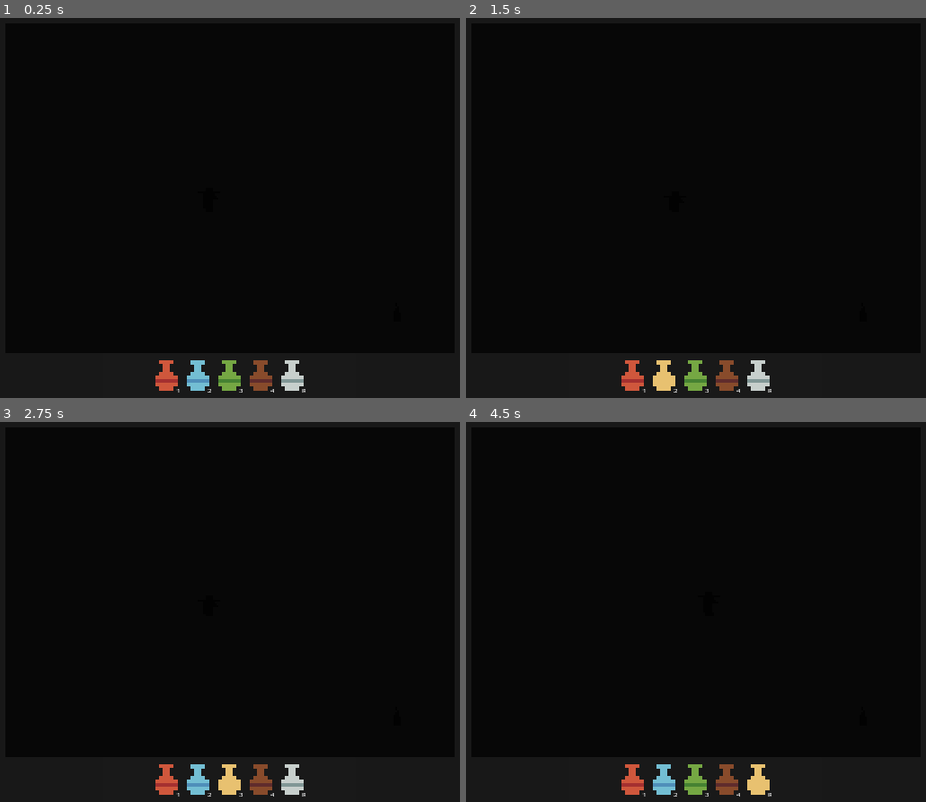
Above: before the commit, frames 1-4 (two rows, left to right).
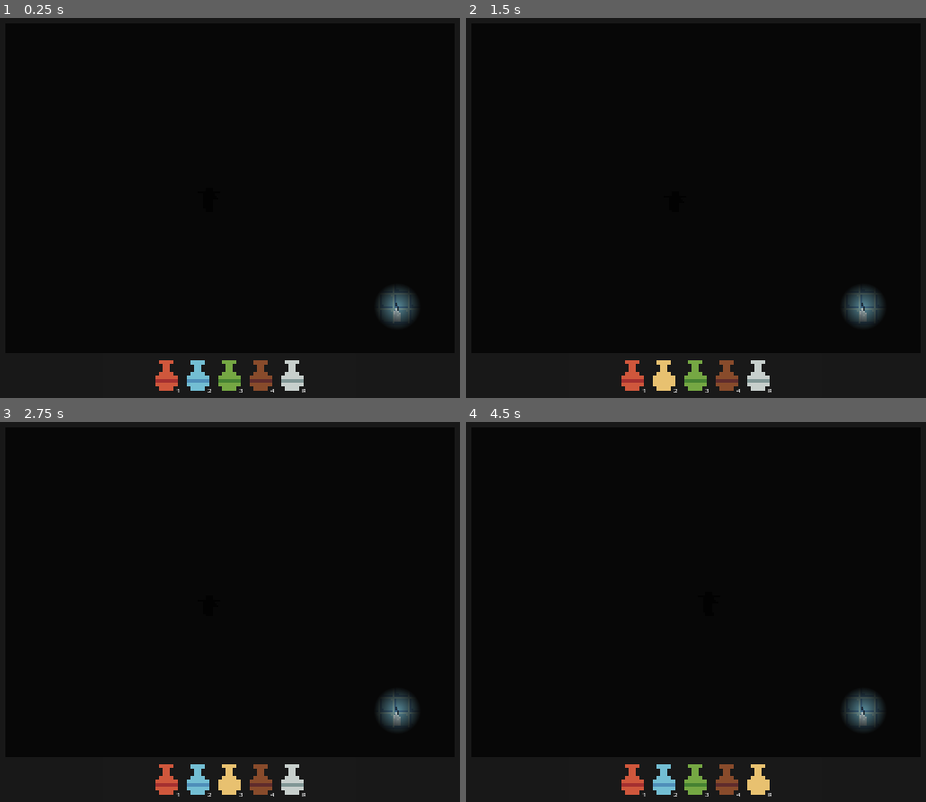
Above: after the commit, the same moments.

Repository: brokenskygames/pirate_jam_15
Game: Godot game, scene res://rooms/test_room_1.tscn
Same seed, same stepped clock (60 frames per second), same inputs: the game is played once before the commit and once after it.
Inputs:
- Up to frame 1 (0.25 s): no input
- Up to frame 2 (1.5 s): click "1" at 0.5 s; click "2" at 1.25 s
- Up to frame 3 (2.75 s): click "3" at 2 s
- Up to frame 4 (4.5 s): click "4" at 2.75 s; click "R" at 3.5 s; tap Enter at 4.25 s; hold Right (ui_right) from 4.28 s (still down); hold Space (use_vial) from 4.28 s (still down)

The runs differ from the first frame. In frame 1, 0.7% of the frame differs, in the area x 82-91%, y 70-82%; in frame 2, 0.7%; in frame 3, 0.7%; in frame 4, 0.7%.

Commit message:
Added point light

Diff:
--- /dev/null
+++ b/assets/texture/light_mask.tres
@@ -0,0 +1,13 @@
+[gd_resource type="GradientTexture2D" load_steps=2 format=3 uid="uid://bfts1jlm0f8r1"]
+
+[sub_resource type="Gradient" id="Gradient_efs2m"]
+offsets = PackedFloat32Array(0, 0.603896)
+colors = PackedColorArray(1, 1, 1, 1, 0, 0, 0, 1)
+
+[resource]
+gradient = SubResource("Gradient_efs2m")
+width = 180
+height = 180
+fill = 1
+fill_from = Vector2(0.5, 0.5)
+fill_to = Vector2(0.2, 0)
--- /dev/null
+++ b/effects/default_light.tscn
@@ -0,0 +1,6 @@
+[gd_scene load_steps=2 format=3 uid="uid://djhqw0cw1nt2r"]
+
+[ext_resource type="Texture2D" uid="uid://bfts1jlm0f8r1" path="res://assets/texture/light_mask.tres" id="1_krp1p"]
+
+[node name="DefaultLight" type="PointLight2D"]
+texture = ExtResource("1_krp1p")
--- a/entities/interactables/candle.tscn
+++ b/entities/interactables/candle.tscn
@@ -1,7 +1,8 @@
-[gd_scene load_steps=10 format=3 uid="uid://onuslx6wppjc"]
+[gd_scene load_steps=11 format=3 uid="uid://onuslx6wppjc"]
 
 [ext_resource type="Texture2D" uid="uid://ci8a483aew8go" path="res://assets/art/interactables/candle.png" id="1_06a7o"]
 [ext_resource type="Script" path="res://entities/interactables/candle.gd" id="1_10i0u"]
+[ext_resource type="PackedScene" uid="uid://djhqw0cw1nt2r" path="res://effects/default_light.tscn" id="3_xpobl"]
 
 [sub_resource type="Animation" id="Animation_4e6tm"]
 length = 0.001
@@ -104,4 +105,6 @@
 position = Vector2(1, 0)
 shape = SubResource("CircleShape2D_v1scx")
 
+[node name="DefaultLight" parent="." instance=ExtResource("3_xpobl")]
+
 [connection signal="body_entered" from="TriggerArea" to="." method="_on_trigger_area_body_entered"]
--- a/rooms/test_room_1.tscn
+++ b/rooms/test_room_1.tscn
@@ -82,9 +82,8 @@
 [node name="Player" parent="." instance=ExtResource("2_sbmfg")]
 position = Vector2(904, 544)
 
-[node name="Candle" parent="." node_paths=PackedStringArray("darkness_mask") instance=ExtResource("4_2mi4w")]
+[node name="Candle" parent="." instance=ExtResource("4_2mi4w")]
 position = Vector2(1407, 836)
-darkness_mask = NodePath("")
 
 [node name="UI" type="Node" parent="."]
 
